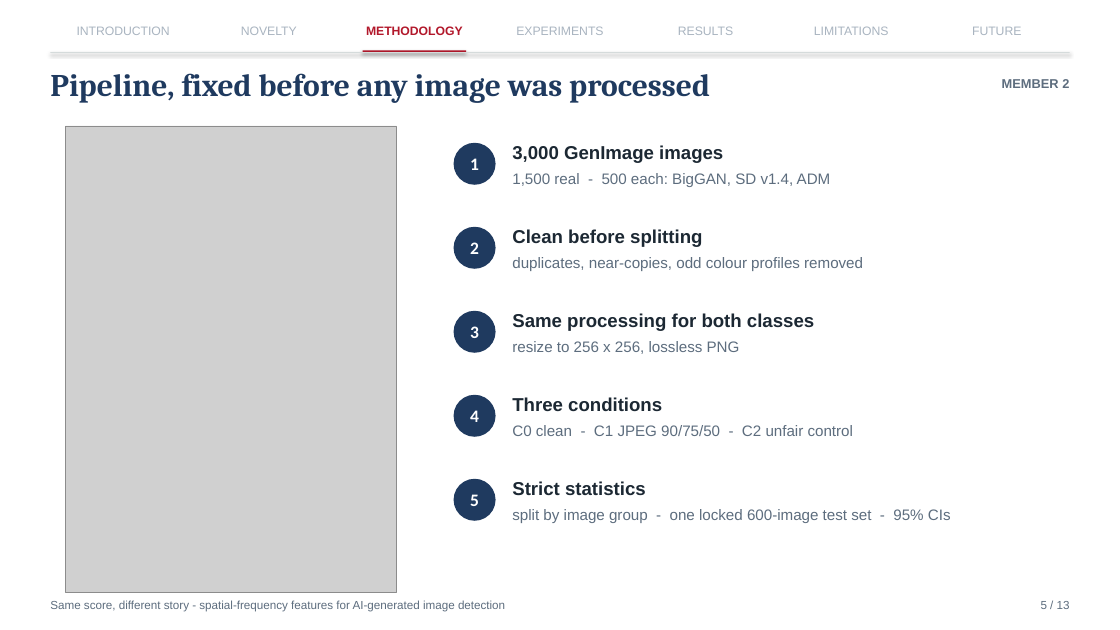
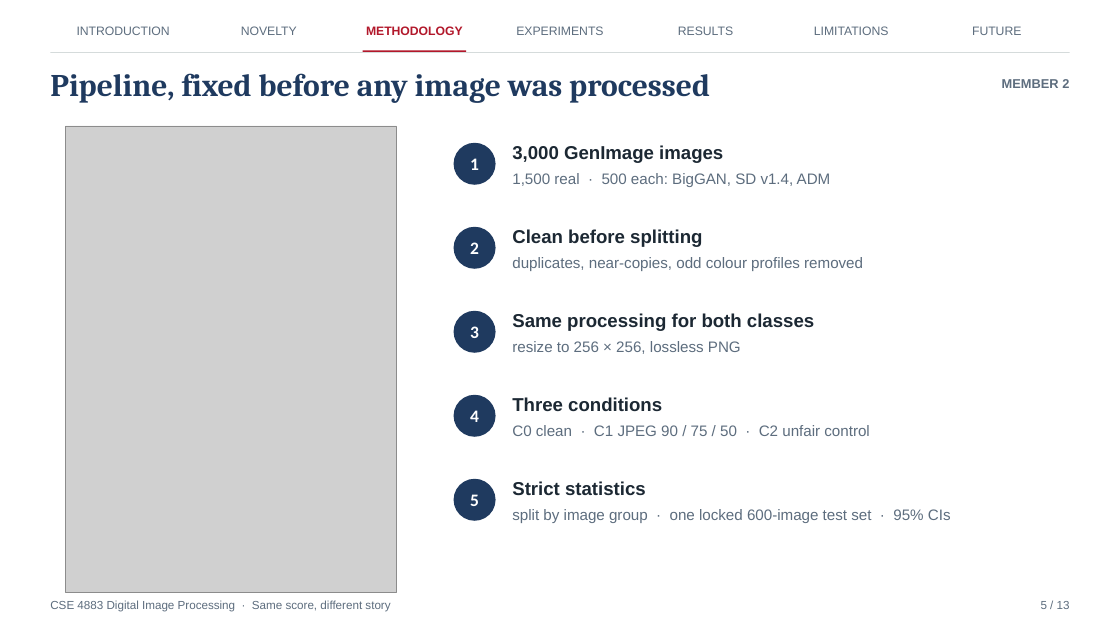
Before and after one commit to Omlan14/spatial-spectral-forensics, a slide deck: slide 5 of presentation/final_presentation.pptx. Drawn at 1120x630 pixels with LibreOffice and Linux fonts; fonts in the diff are those of the drawing; grey boxes stand for pictures. Boxes give left, top, right and bottom in pixels: in the first picture for what was removed or moved away, otherwise in the second. Text is boxed around its words. In the diff, an @@ line names an element or a change of style, - is before the commit and + after.

```diff
--- a/presentation/final_presentation.pptx
+++ b/presentation/final_presentation.pptx
@@ text colour #A9B4C0 to #5D6D7E in 6 elements at (x1=77, y1=26, x2=170, y2=35), (x1=241, y1=26, x2=297, y2=35), (x1=516, y1=26, x2=603, y2=35), (x1=678, y1=26, x2=733, y2=35), (x1=814, y1=26, x2=889, y2=35), (x1=972, y1=26, x2=1021, y2=35) @@
@@ rectangle at (x1=50, y1=52, x2=1070, y2=53): shadow off @@
@@ rectangle at (x1=363, y1=50, x2=466, y2=53): shadow off @@
@@ text at (x1=512, y1=341, x2=741, y2=354): text changed @@
-resize to 256 x 256, lossless PNG
+resize to 256 × 256, lossless PNG
@@ text at (x1=512, y1=425, x2=869, y2=436): text changed @@
-C0 clean - C1 JPEG 90/75/50 - C2 unfair control
+C0 clean · C1 JPEG 90 / 75 / 50 · C2 unfair control
@@ text at (x1=50, y1=600, x2=390, y2=612): text changed @@
-Same score, different story - spatial-frequency features for AI-generated image detection
+CSE 4883 Digital Image Processing · Same score, different story
```
Also in this commit, not shown: 12 other slides changed, 2 other files.
